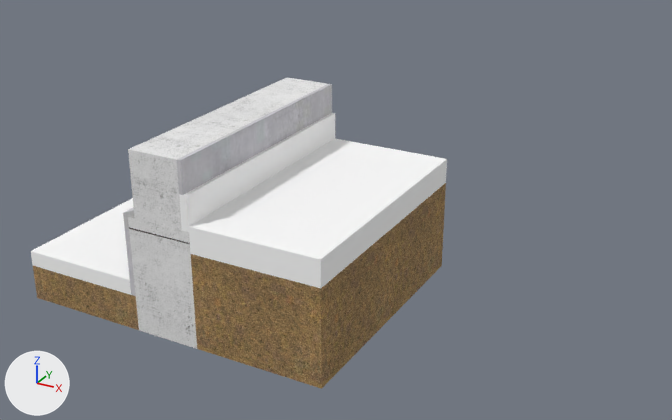
Before and after pictures for a commit that changed the glTF model public/models/wall/plaster-plinth/plaster-plinth.glb.
One viewpoint serves both versions: a 50 mm lens placed at (1.91, -2.69, 1.59), pointed at (0.32, 0.2, 0.14). Lighting does not change. The marker at lower left points along +X, +Y and +Z. The picture after the commit comes second. Objects named as collision shapes, trigger or cutter boxes, shadow casters or lower levels of detail are left out. Where no turn or scale is listed for an object, it has been applied to the vertices. Vertices at exactly the same position are counted once.

The older version as bpy lines, for what is in view:
```python
me_墙体_001 = bpy.data.meshes.new('墙体.001')
me_墙体_001.from_pydata(...)  # 25 vertices, 42 faces; spans x 0.5..0.76, y 0.0..1.0, z 0.0..0.7
me_墙体_001.materials.append(mat_polished_concrete_old_001)  # picture img_polished_concrete_old
me_室内外垫层 = bpy.data.meshes.new('室内外垫层')
me_室内外垫层.from_pydata(...)  # 30 vertices, 52 faces; spans x 0.0..1.26, y 0.0..1.0, z 0.14..0.58
me_室内外垫层.materials.append(mat_frontcolor)  # white #ffffff
me_抹灰 = bpy.data.meshes.new('抹灰')
me_抹灰.from_pydata(...)  # 20 vertices, 32 faces; spans x 0.48..0.745, y 0.0..1.0, z 0.14..0.7
me_抹灰.materials.append(mat_polished_concrete_new)  # picture img_polished_concrete_new
me_素土夯实 = bpy.data.meshes.new('素土夯实')
me_素土夯实.from_pydata(...)  # a box spanning x 0.0..0.5, y 0.0..1.0, z 0.0..0.14; a box spanning x 0.76..1.26, y 0.0..1.0, z 0.0..0.37
me_素土夯实.materials.append(mat_groundcover_sand_smooth)  # picture img_groundcover_sand_smooth
me_防潮层 = bpy.data.meshes.new('防潮层')
me_防潮层.from_pydata(...)  # a box spanning x -0.13..0.13, y -0.5..0.5, z -0.002..0.003
me_防潮层.materials.append(mat_asphalt_new)  # picture img_asphalt_new
ob_墙体 = bpy.data.objects.new('墙体', me_墙体_001)
ob_墙体.location = (-0.622, -0.475, -0.166)
ob_室内外垫层 = bpy.data.objects.new('室内外垫层', me_室内外垫层)
ob_室内外垫层.location = (-0.622, -0.475, -0.166)
ob_抹灰 = bpy.data.objects.new('抹灰', me_抹灰)
ob_抹灰.location = (-0.622, -0.475, -0.166)
ob_素土夯实 = bpy.data.objects.new('素土夯实', me_素土夯实)
ob_素土夯实.location = (-0.622, -0.475, -0.166)
ob_防潮层 = bpy.data.objects.new('防潮层', me_防潮层)
ob_防潮层.location = (0.008, 0.025, 0.241)
```
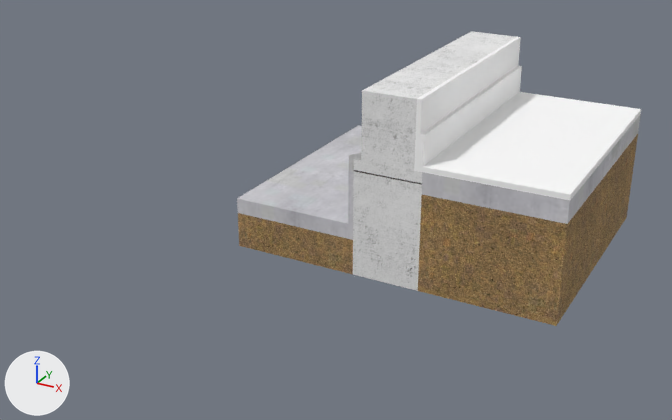
What differs and where, as boxes (x1, y1, x2, y2) in the pictures (672 x 420 px; the box of a moved part takes in the faces that stretch with it):
'室内外垫层', deleted: before (31, 113, 447, 295)
'墙体', moved: before (128, 78, 327, 349); after (353, 31, 516, 291)
'素土夯实', deleted (brown): before (33, 183, 446, 389)
'室内外回填土', added (brown): after (238, 134, 638, 326)
'其余', added: after (414, 37, 641, 200)
'垫层', added: after (237, 114, 641, 239)
'抹灰', reshaped, moved: before (123, 84, 332, 296); after (348, 147, 362, 240)
'防潮层', moved: before (129, 227, 190, 244); after (354, 170, 422, 185)
part 1 of me_抹灰, moved or reshaped: before (123, 207, 136, 296); after (348, 147, 362, 240)
part 2 of me_抹灰, deleted: before (177, 84, 332, 195)

Edits to the bpy script that builds the scene:
```text
Add mat_polished_concrete_new_002:
    mat_polished_concrete_new_002 = principled_material('Polished_Concrete_New.002')
    mat_polished_concrete_new_002.texture = img_polished_concrete_new
    mat_polished_concrete_new_002.roughness = 1.0
Change me_抹灰:
    used by ob_抹灰; location = (-0.622, -0.475, -0.166)
    remove me_抹灰.from_pydata(...)  # 20 vertices, 32 faces; spans x 0.48..0.745, y 0.0..1.0, z 0.14..0.7
    add me_抹灰.from_pydata(...)  # 12 vertices, 20 faces; spans x -0.023..0.027, y -0.5..0.5, z -0.213..0.127
    me_抹灰 part 1: the loose piece of 12 vertices spanning x 0.48..0.53, y 0.0..1.0, z 0.14..0.48 is moved by (-0.503, -0.5, -0.353)
    me_抹灰 part 2: the loose piece of 8 vertices spanning x 0.73..0.745, y 0.0..1.0, z 0.58..0.7 is deleted
Change me_墙体_001:
    used by ob_墙体; location = (-0.622, -0.475, -0.166)
    remove me_墙体_001.from_pydata(...)  # 25 vertices, 42 faces; spans x 0.5..0.76, y 0.0..1.0, z 0.0..0.7
    add me_墙体_001.from_pydata(...)  # 25 vertices, 44 faces; spans x -0.135..0.125, y -0.48..0.52, z -0.402..0.298
    me_墙体_001 part 3: the whole mesh is moved by (-0.635, -0.48, -0.402)
Add me_其余:
    me_其余.from_pydata(...)  # 18 vertices, 34 faces; spans x -0.121..0.409, y -0.526..0.474, z -0.105..0.145
    me_其余.materials.append(mat_frontcolor)  # white #ffffff
Add me_垫层:
    me_垫层.from_pydata(...)  # 19 vertices, 30 faces; spans x -0.646..0.614, y -0.421..0.579, z -0.168..0.142
    me_垫层.materials.append(mat_polished_concrete_new_002)  # picture img_polished_concrete_new
Add me_室内外回填土:
    me_室内外回填土.from_pydata(...)  # a box spanning x -0.63..-0.13, y -0.5..0.5, z -0.127..0.012; a box spanning x 0.13..0.63, y -0.5..0.5, z -0.127..0.242
    me_室内外回填土.materials.append(mat_groundcover_sand_smooth)  # picture img_groundcover_sand_smooth
Change ob_防潮层:
    ob_防潮层.location: (0.008, 0.025, 0.241) -> (0.63, 0.5, 0.407)
Remove ob_素土夯实:
    ob_素土夯实 = bpy.data.objects.new('素土夯实', me_素土夯实)
    ob_素土夯实.location = (-0.622, -0.475, -0.166)
Change ob_抹灰:
    ob_抹灰.location: (-0.622, -0.475, -0.166) -> (0.503, 0.5, 0.353)
Remove ob_室内外垫层:
    ob_室内外垫层 = bpy.data.objects.new('室内外垫层', me_室内外垫层)
    ob_室内外垫层.location = (-0.622, -0.475, -0.166)
Change ob_墙体:
    ob_墙体.location: (-0.622, -0.475, -0.166) -> (0.635, 0.48, 0.402)
Add ob_其余:
    ob_其余 = bpy.data.objects.new('其余', me_其余)
    ob_其余.location = (0.851, 0.526, 0.555)
Add ob_垫层:
    ob_垫层 = bpy.data.objects.new('垫层', me_垫层)
    ob_垫层.location = (0.646, 0.421, 0.308)
Add ob_室内外回填土:
    ob_室内外回填土 = bpy.data.objects.new('室内外回填土', me_室内外回填土)
    ob_室内外回填土.location = (0.63, 0.5, 0.127)
```
